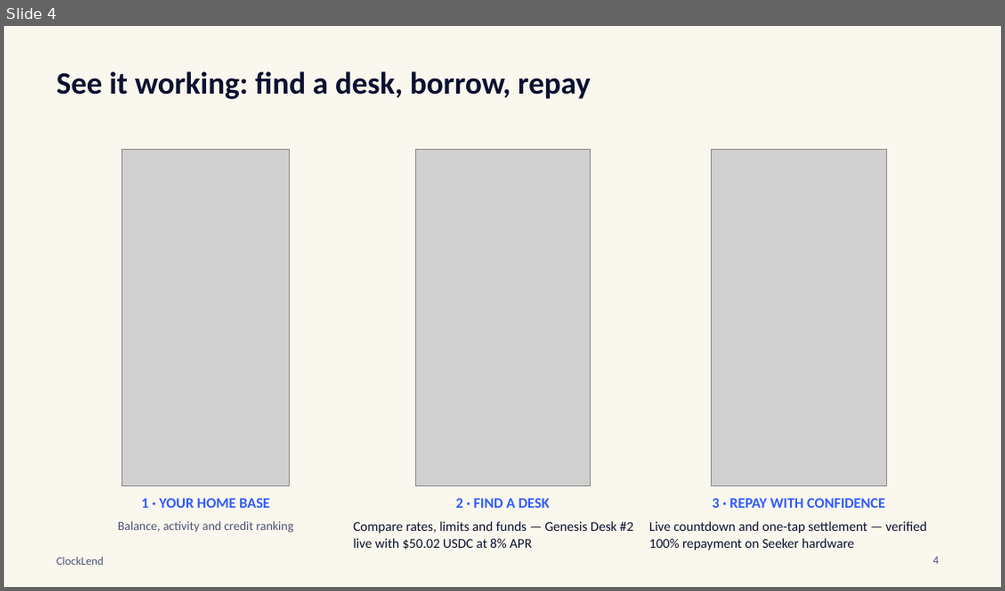
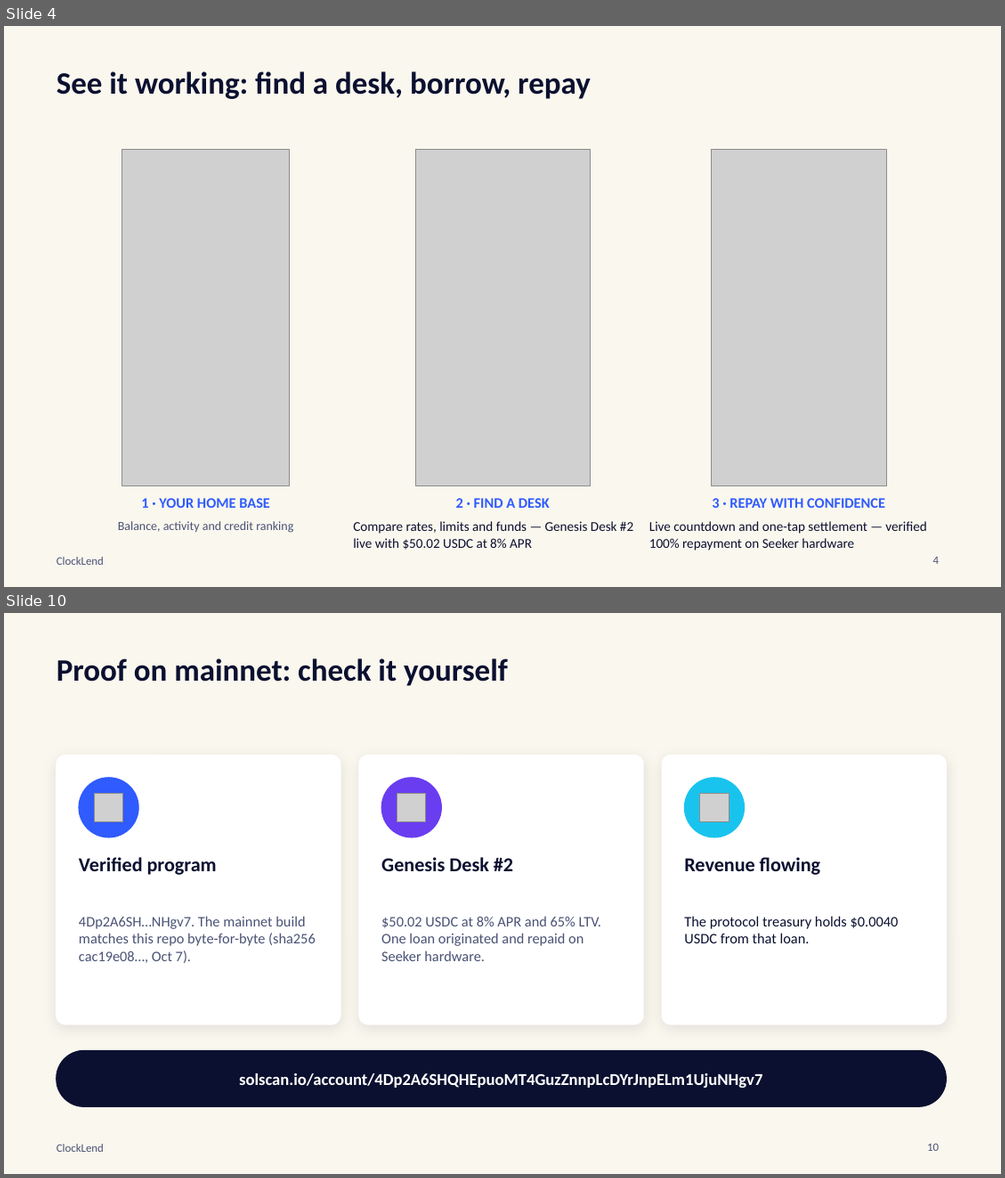
Before and after one commit to luckysitara/ClockLend, a slide deck: docs/ClockLend_Pitch_Deck_CLOCKIN.pptx. Shown one above the other, each under a label of ours: slide 4 before the commit, slides 4 and 10 after it; the slides between them are not shown. The pictures are 1005x591 and 1005x1178 pixels, drawn with LibreOffice and Linux fonts; fonts in the diff are those of the drawing; grey boxes stand for pictures. Boxes give left, top, right and bottom in pixels: in the first picture for what was removed or moved away, otherwise in the second. Text is boxed around its words. In the diff, an @@ line names an element or a change of style, - is before the commit and + after.

```diff
--- a/docs/ClockLend_Pitch_Deck_CLOCKIN.pptx
+++ b/docs/ClockLend_Pitch_Deck_CLOCKIN.pptx
@@ slide 10 added at bbox=[4, 613, 1001, 1174], background #FAF7EE; not listed: 1 template element that a slide beside it also shows @@
@@ text added at bbox=[57, 658, 508, 686], 30 pt, text #0B1030, bold @@
+Proof on mainnet: check it yourself
@@ rounded rectangle added at bbox=[57, 755, 340, 1024], fill #FFFFFF, outline #FFFFFF 1 pt @@
@@ rounded rectangle added at bbox=[359, 755, 643, 1024], fill #FFFFFF, outline #FFFFFF 1 pt @@
@@ rounded rectangle added at bbox=[662, 755, 947, 1024], fill #FFFFFF, outline #FFFFFF 1 pt @@
@@ ellipse added at bbox=[79, 778, 138, 837], fill #2F5BFF, outline #2F5BFF 1 pt @@
@@ picture added at bbox=[95, 793, 123, 821] @@
@@ ellipse added at bbox=[381, 778, 442, 837], fill #6A3DF0, outline #6A3DF0 1 pt @@
@@ picture added at bbox=[397, 793, 426, 821] @@
@@ ellipse added at bbox=[685, 778, 744, 837], fill #18C4EE, outline #18C4EE 1 pt @@
@@ picture added at bbox=[700, 793, 728, 821] @@
@@ text added at bbox=[79, 857, 217, 875], 19 pt, text #0B1030, bold @@
+Verified program
@@ text added at bbox=[381, 857, 513, 871], 19 pt, text #0B1030, bold @@
+Genesis Desk #2
@@ text added at bbox=[684, 857, 820, 875], 19 pt, text #0B1030, bold @@
+Revenue flowing
@@ text added at bbox=[79, 916, 316, 963], 14 pt, text #4A5275 @@
+4Dp2A6SH…NHgv7. The mainnet build matches this repo byte-for-byte (sha256 cac19e08…, Oct 7).
@@ text added at bbox=[381, 916, 601, 961], 14 pt, text #4A5275 @@
+$50.02 USDC at 8% APR and 65% LTV. One loan originated and repaid on Seeker hardware.
@@ text added at bbox=[684, 916, 898, 943], 14 pt, text #0B1030 @@
+The protocol treasury holds $0.0040 USDC from that loan.
@@ rounded rectangle added at bbox=[57, 1051, 947, 1107], fill #0B1030, outline #0B1030 1 pt @@
@@ text added at bbox=[239, 1073, 762, 1087], 16 pt, text #FFFFFF, bold @@
+solscan.io/account/4Dp2A6SHQHEpuoMT4GuzZnnpLcDYrJnpELm1UjuNHgv7
@@ page number added at bbox=[927, 1143, 938, 1151], 11 pt, text #4A5275 @@
+10
```
Also in this commit, not shown: 8 slides changed, 2 other slides added, 4 slides removed, 2 other files.
